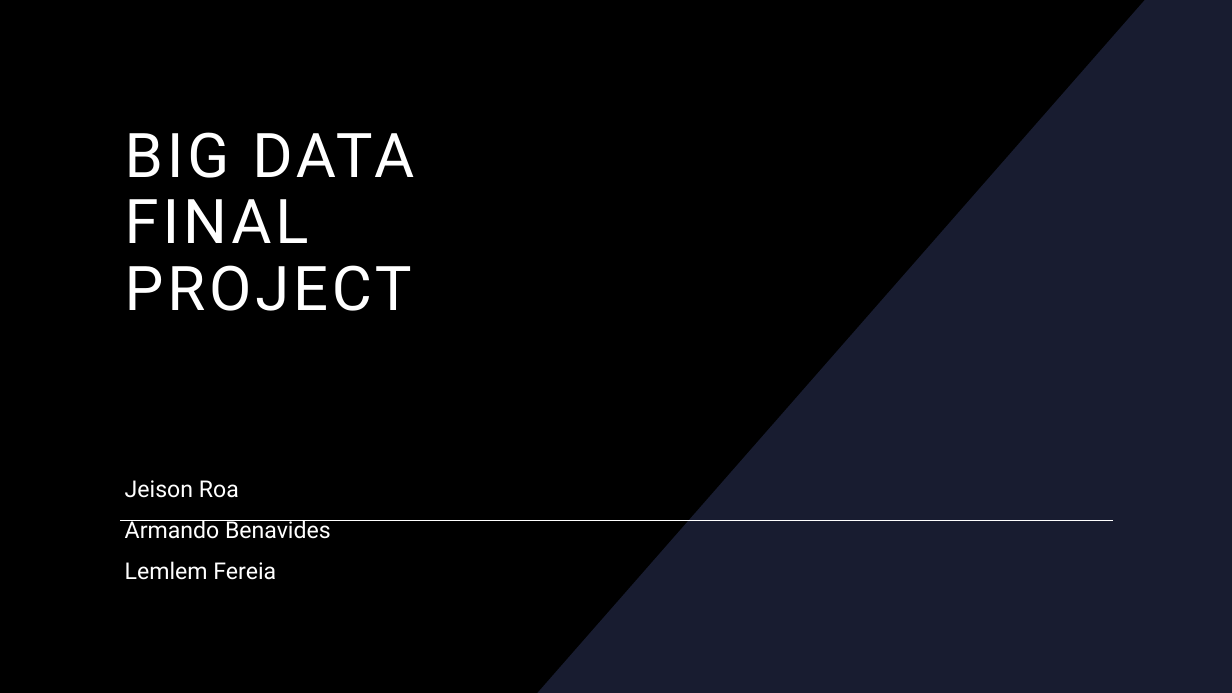
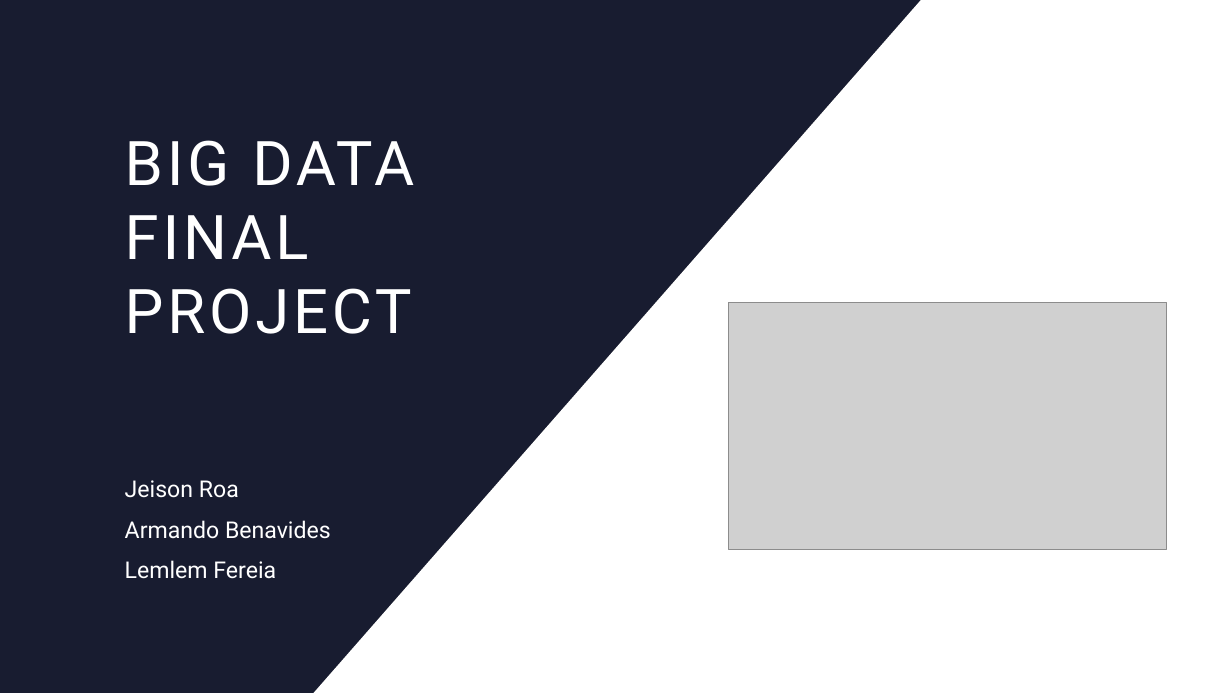
Before and after one commit to jeisonroa1/MapReduceHadoop, a slide deck: slide 1 of Presentation.pptx. Drawn at 1232x693 pixels with LibreOffice and Linux fonts; fonts in the diff are those of the drawing; grey boxes stand for pictures; background and template pictures are left out. Boxes give left, top, right and bottom in pixels: in the first picture for what was removed or moved away, otherwise in the second. Text is boxed around its words. In the diff, an @@ line names an element or a change of style, - is before the commit and + after.

```diff
--- a/Presentation.pptx
+++ b/Presentation.pptx
@@ rectangle added at (0, 0, 1232, 693), fill #000000 @@
@@ freeform shape added at (0, 0, 921, 693), fill #181C30 @@
@@ freeform shape added at (226, 0, 1232, 693), fill #FFFFFF @@
@@ title "BIG DATA FINAL PROJECT" at (125, 140, 414, 334): line spacing 0.9 to 1 @@
@@ picture added at (728, 302, 1167, 549) @@
@@ line removed from (120, 520) to (1113, 520) @@
```
Also in this commit, not shown: 3 other files.
